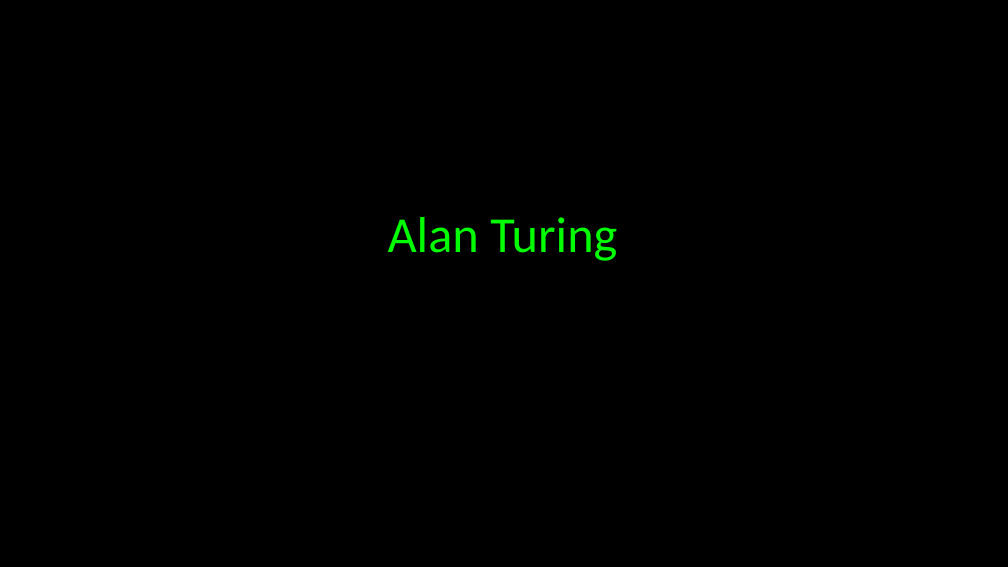
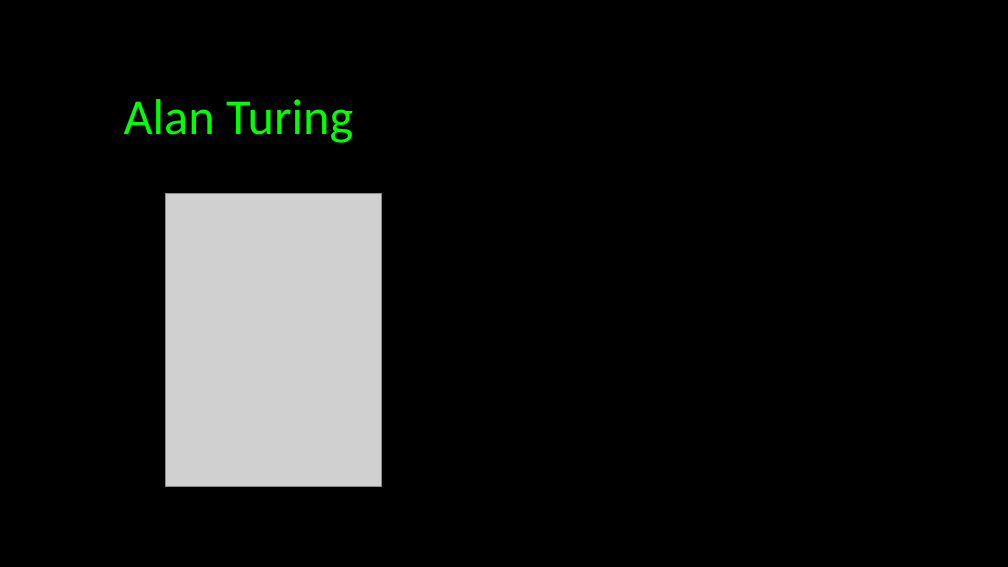
Before and after one commit to JustCodeandChill/Objective-C-presentation, a slide deck: slide 7 of OBJECTIVE-C.pptx. Drawn at 1008x567 pixels with LibreOffice and Linux fonts; fonts in the diff are those of the drawing; grey boxes stand for pictures. Boxes give left, top, right and bottom in pixels: in the first picture for what was removed or moved away, otherwise in the second. Text is boxed around its words. In the diff, an @@ line names an element or a change of style, - is before the commit and + after.

```diff
--- a/OBJECTIVE-C.pptx
+++ b/OBJECTIVE-C.pptx
@@ text "Alan Turing": place and size @@
-text "Alan Turing" at (388,217,617,261)
+text "Alan Turing" at (124,99,353,143)
@@ picture added at (166,194,381,486) @@
```
Also in this commit, not shown: 2 other slides changed, 2 slides added.
